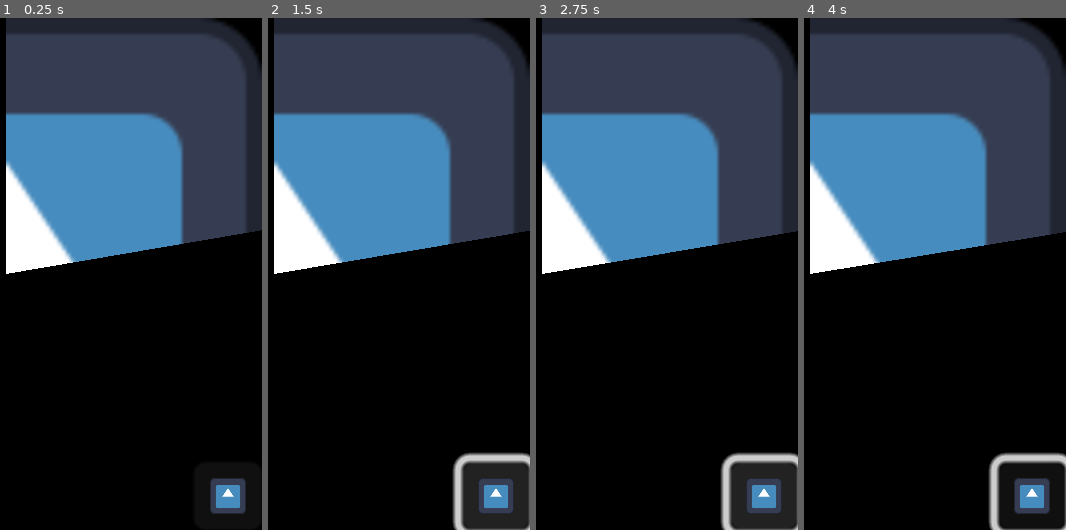
Above: before the commit, frames 1-4 (left to right).
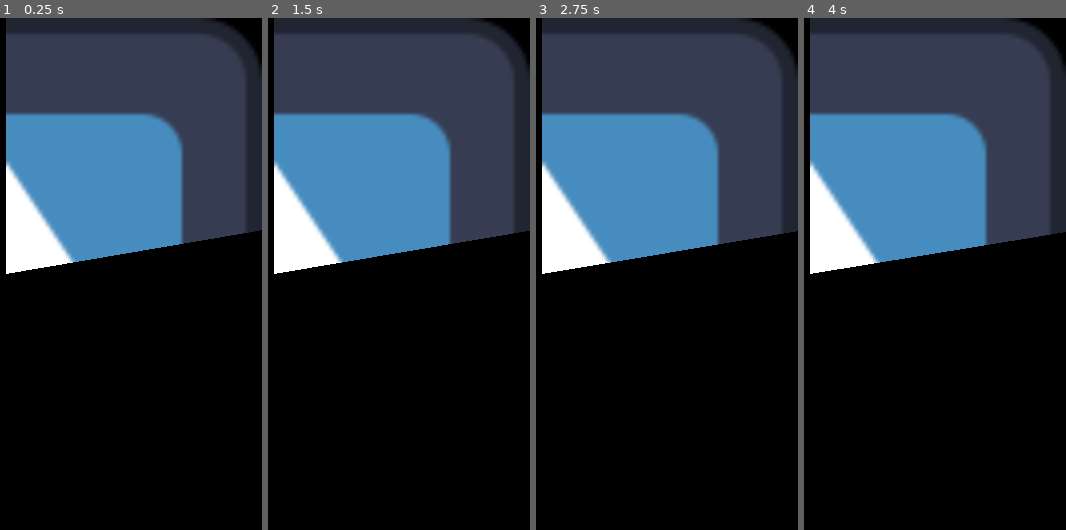
Above: after the commit, the same moments.

Repository: sasha-levchuk/vibrant-watch
Game: Godot game, scene res://main.tscn
Two runs of this game, one before a commit and one after it. Both use one fixed random seed, a clock stepped at 60 frames per second and the inputs below. The engine's default icon, where the game draws it, is replaced by a stand-in: a white triangle on a blue panel in a dark square.
Inputs (mouse positions are in pixels of both pictures, inside the frame that each line leads up to):
- Up to frame 1 (0.25 s): no input
- Up to frame 2 (1.5 s): click (495, 494) at 0.52 s; click (495, 494) at 1.27 s
- Up to frame 3 (2.75 s): click (763, 494) at 2.02 s
- Up to frame 4 (4 s): tap Enter at 2.75 s; move the mouse to (921, 248) at 2.77 s; tap Space at 3.5 s; move the mouse to (outside the picture) at 3.52 s

The runs differ from the first frame. In frame 1, 1.0% of the frame differs, in the area x 80-94%, y 89-97%; in frame 2, 4.5%, in the area x 70-100%, y 84-100%; in frame 3, 4.5%; in frame 4, 2.4%.

Commit message:
disabled resizing for now

Diff:
--- a/main.tscn
+++ b/main.tscn
@@ -17,29 +17,32 @@
 [sub_resource type="GDScript" id="GDScript_caltt"]
 resource_name = "btn"
 script/source = "extends Button
-#var drag_offset : Vector2i
-var is_resizing : bool
+var drag_offset : Vector2i
+
+
+func _ready():
+	set_process_input(false)
 
 
 func _input(event):
-	if not is_resizing: return
 	if not event is InputEventMouseMotion: return
-#	get_window().position = DisplayServer.mouse_get_position() - drag_offset
+	get_window().position = DisplayServer.mouse_get_position() - drag_offset
+	print(DisplayServer.mouse_get_position())
 
 
 func _on_button_down():
-	print(\"resizing\")
-	is_resizing = true
+#	print(\"drag start\")
 	Engine.max_fps = 60
-#	drag_offset = DisplayServer.mouse_get_position() - get_window().position
+	set_process_input(true)
+	drag_offset = DisplayServer.mouse_get_position() - get_window().position
 
 
 func _on_button_up():
-	print(\"resizing end\")
+	print(\"drag end\")
 	Engine.max_fps = 1
+	set_process_input(false)
 #	ProjectSettings.set_setting( 'display/window/size/initial_position', get_window().position )
 #	ProjectSettings.save()
-	is_resizing = false
 "
 
 [node name="Node2D" type="Node2D"]
@@ -61,13 +64,14 @@
 script = SubResource("GDScript_caltt")
 
 [node name="ResizeButton" type="Button" parent="."]
-offset_left = 111.0
-offset_top = 111.0
+visible = false
+offset_left = 85.0
+offset_top = 84.0
 offset_right = 128.0
 offset_bottom = 128.0
+toggle_mode = true
 icon = ExtResource("1_1v6j1")
 expand_icon = true
-script = SubResource("GDScript_caltt")
 
 [connection signal="button_down" from="DragButton" to="DragButton" method="_on_button_down"]
 [connection signal="button_up" from="DragButton" to="DragButton" method="_on_button_up"]
--- a/project.godot
+++ b/project.godot
@@ -10,10 +10,9 @@
 
 [application]
 
-config/name="simple_timer"
+config/name="vibrant_watch"
 run/main_scene="res://main.tscn"
 config/features=PackedStringArray("4.1", "GL Compatibility")
-run/max_fps=1
 config/icon="res://icon.svg"
 
 [display]
